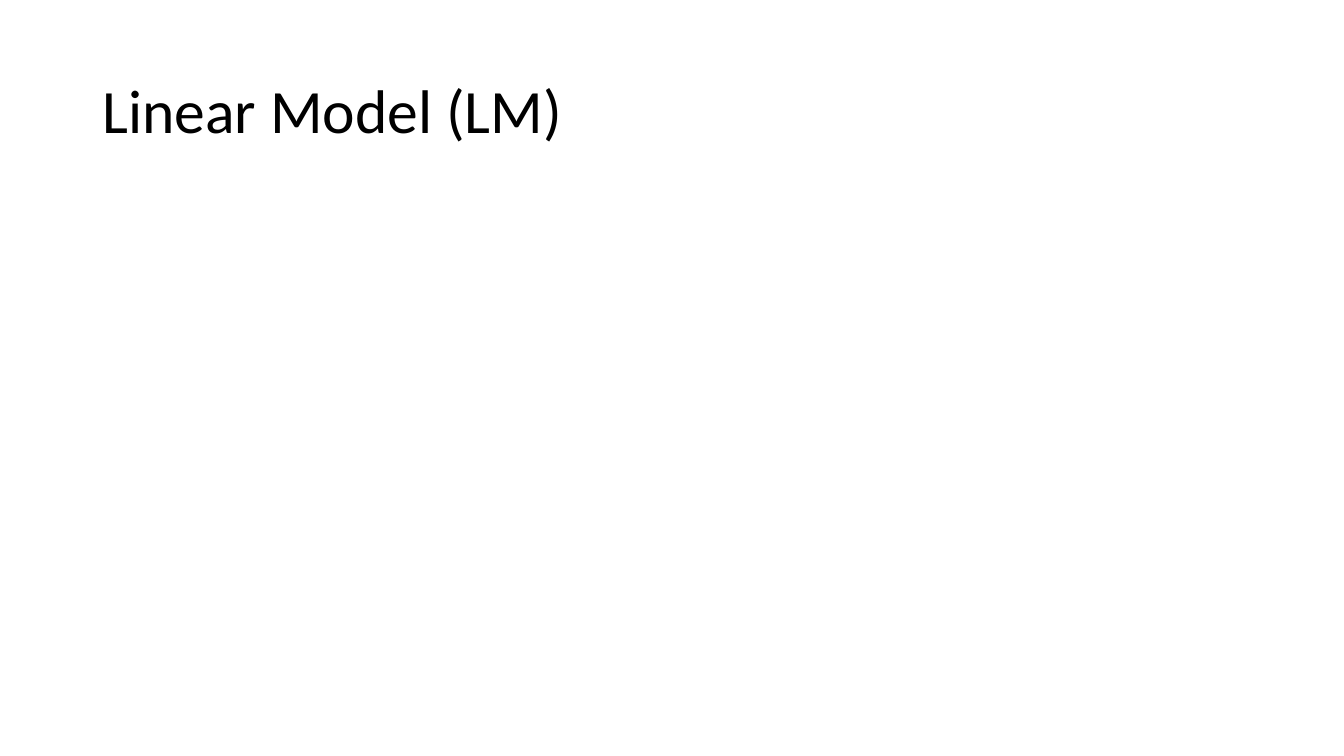
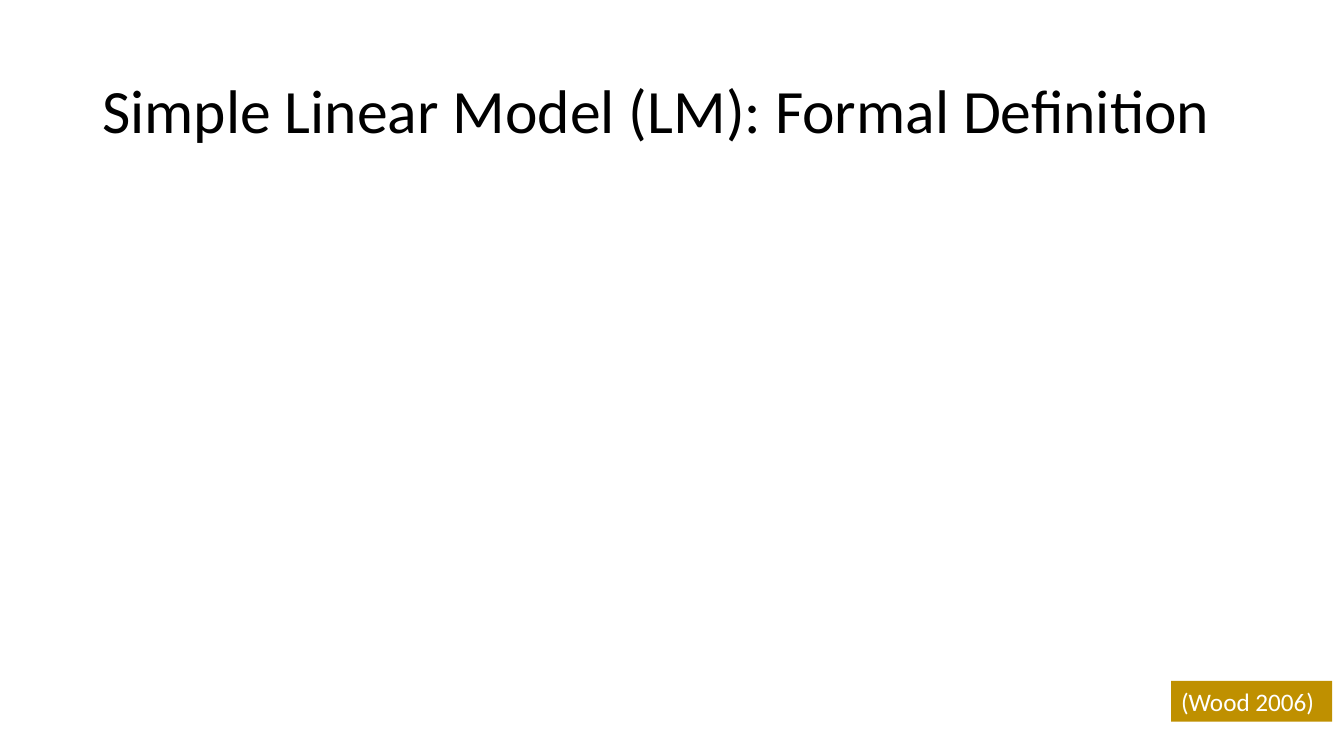
Before and after one commit to ELaBrecque-MMC/RegressionModelOverview, a slide deck: slide 7 of Notes/RegressionModelOverview.pptx. Drawn at 1344x756 pixels with LibreOffice and Linux fonts; fonts in the diff are those of the drawing; grey boxes stand for pictures. Boxes give left, top, right and bottom in pixels: in the first picture for what was removed or moved away, otherwise in the second. Text is boxed around its words. In the diff, an @@ line names an element or a change of style, - is before the commit and + after.

Commit message:
Finished formal def of LM

```diff
--- a/Notes/RegressionModelOverview.pptx
+++ b/Notes/RegressionModelOverview.pptx
@@ title at (102,88,1209,143): text changed @@
-Linear Model (LM)
+Simple Linear Model (LM): Formal Definition
@@ rectangle added at (1172,682,1333,722), fill #BF9000, 18 pt, text #FFFFFF @@
+(Wood 2006)
```
Also in this commit, not shown: 4 other slides changed.
